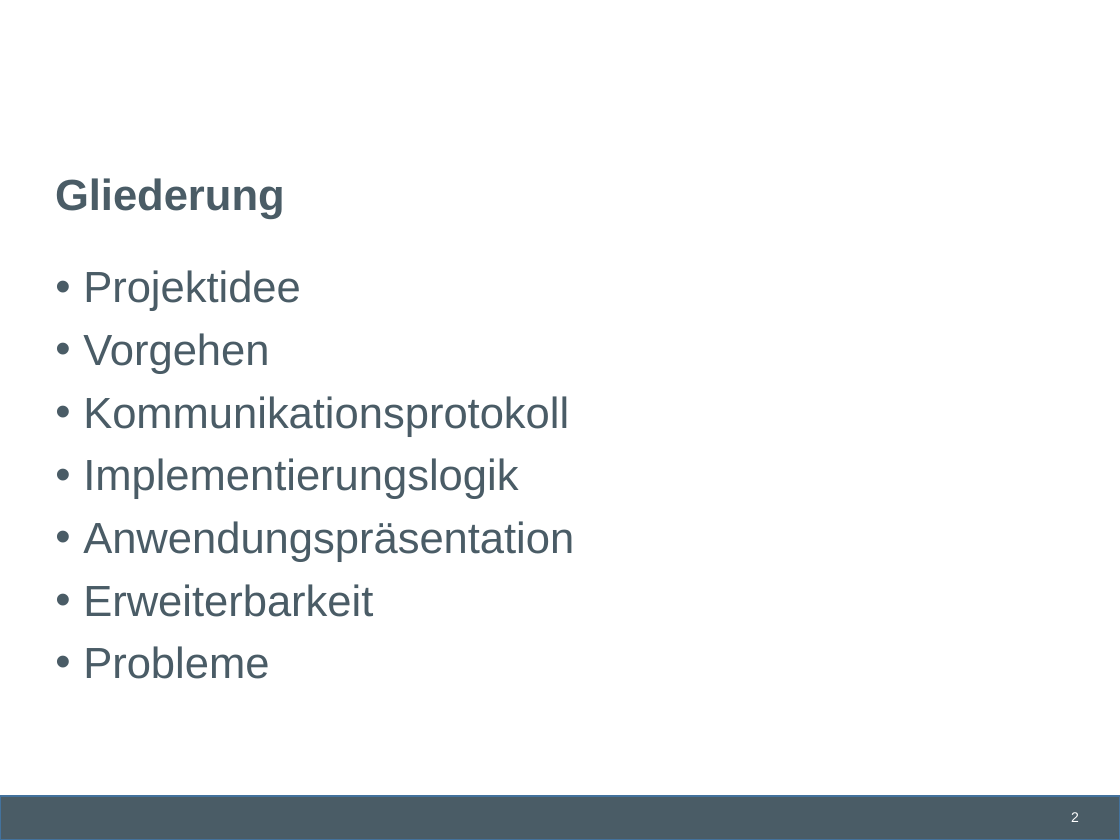
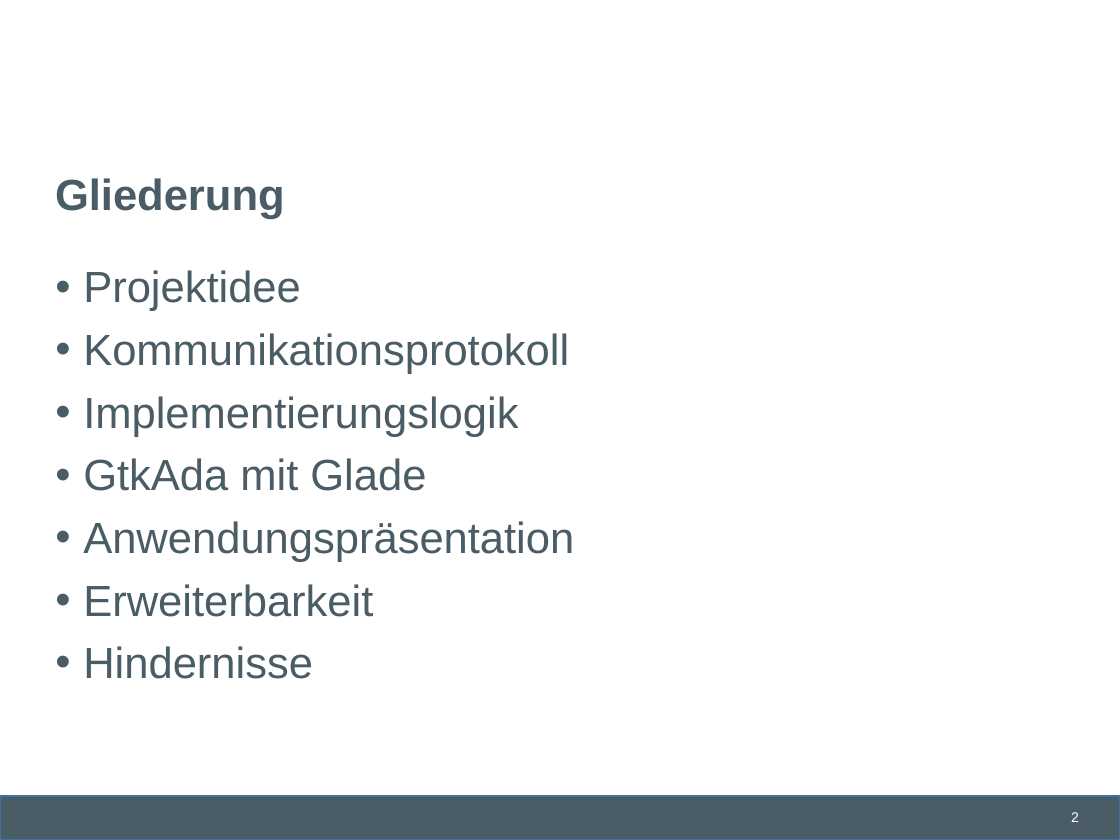
Before and after one commit to lschmischke/ADAChat, a slide deck: slide 2 of documentation/Ada Chat.pptx. Drawn at 1120x840 pixels with LibreOffice and Linux fonts; fonts in the diff are those of the drawing; background and template pictures are left out. Boxes give left, top, right and bottom in pixels: in the first picture for what was removed or moved away, otherwise in the second. Text is boxed around its words. In the diff, an @@ line names an element or a change of style, - is before the commit and + after.

```diff
--- a/documentation/Ada Chat.pptx
+++ b/documentation/Ada Chat.pptx
@@ text at bbox=[83, 333, 269, 374]: paragraph removed @@
-• Vorgehen
@@ text at bbox=[83, 458, 426, 491]: paragraph added @@
+• GtkAda mit Glade
@@ text at bbox=[83, 646, 313, 679]: text changed @@
-• Probleme
+• Hindernisse
```
Also in this commit, not shown: 3 other slides changed.
